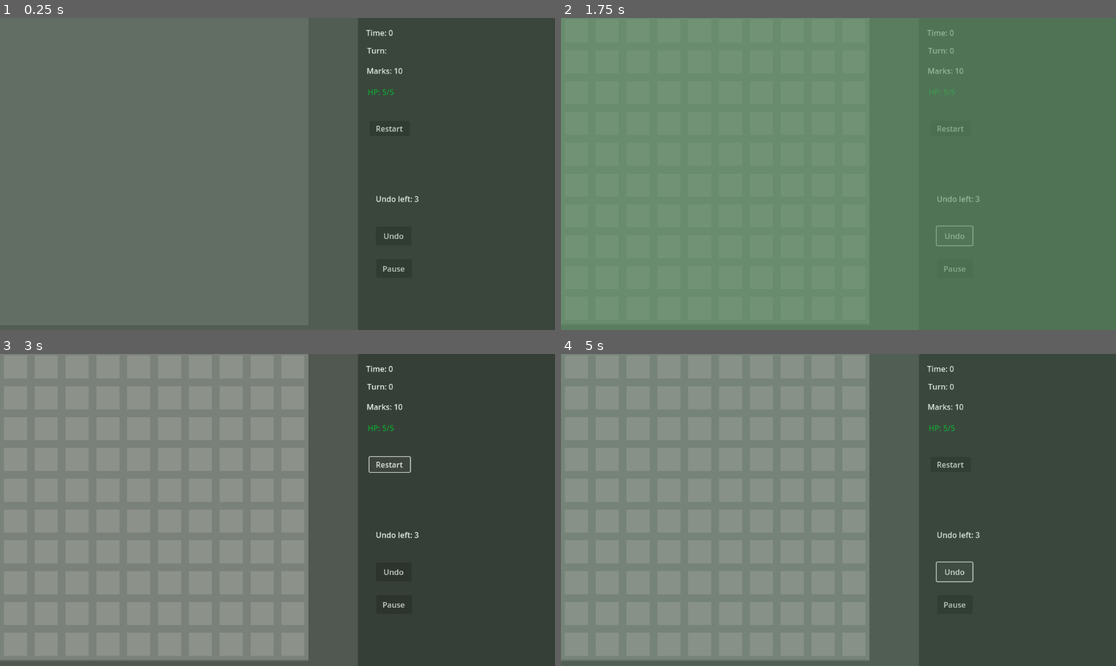
Above: before the commit, frames 1-4 (two rows, left to right).
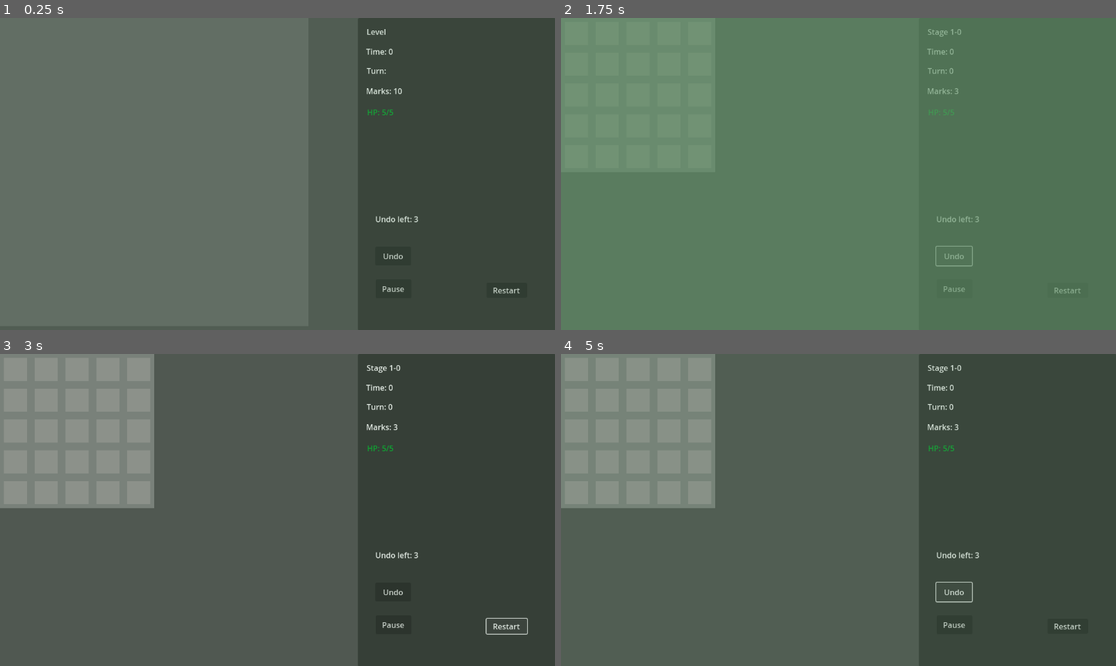
Above: after the commit, the same moments.

Repository: RevanVI/Minesweeper
Game: Godot game, scene res://scenes/minesweep_prototype.tscn
Same seed, same stepped clock (60 frames per second), same inputs: the game is played once before the commit and once after it.
Inputs:
- Up to frame 1 (0.25 s): no input
- Up to frame 2 (1.75 s): click "Restart" at 0.5 s; click "Undo" at 1.25 s
- Up to frame 3 (3 s): click "Pause" at 2 s; click "Restart" at 2.75 s
- Up to frame 4 (5 s): click "Restart" at 3.5 s; click "Undo" at 4.25 s

The runs differ from the first frame. In frame 1, 0.7% of the frame differs, in the area x 65-94%, y 3-89%; in frame 2, 0.6%; in frame 3, 42%, in the area x 0-96%, y 0-98%; in frame 4, 42%.

Commit message:
Endless run - game continues while player HP > 0: -changed LevelInfo structure as template and instance in one -change prepareLevel procedure in game loop -map generator now receives map data and uses it (before generator made map values)
Fix some bugs
-game UI is active in win/loose screens
-timer is not paused on win/loose screens
-undo is possible in win screen and not possible on loose screen
-enemy spawn happen twice
-enemies and board tiles are not align

Diff:
--- a/scenes/enemies/bomb.tscn
+++ b/scenes/enemies/bomb.tscn
@@ -5,8 +5,10 @@
 
 [node name="Bomb" type="Node2D"]
 script = ExtResource("1_fsxe1")
+damage = Vector2i(1, 1)
 
 [node name="Sprite2D" type="Sprite2D" parent="."]
+texture_filter = 1
 texture = ExtResource("1_qmkdi")
 region_enabled = true
 region_rect = Rect2(128, 64, 64, 64)
--- a/scenes/enemies/bomb_1.tscn
+++ b/scenes/enemies/bomb_1.tscn
@@ -5,6 +5,7 @@
 
 [node name="Bomb" type="Node2D"]
 script = ExtResource("1_rnll6")
+damage = Vector2i(1, 4)
 
 [node name="Sprite2D" type="Sprite2D" parent="."]
 modulate = Color(0.210738, 0.215611, 1, 1)
--- a/scenes/minesweep_prototype.tscn
+++ b/scenes/minesweep_prototype.tscn
@@ -16,20 +16,32 @@
 
 [sub_resource type="Resource" id="Resource_e5u5o"]
 script = ExtResource("5_b7mkg")
-title = "level 1"
-enemies = Dictionary[PackedScene, int]({
-ExtResource("5_x2wux"): 10
+title = "Stage 1-"
+level_range = Vector2i(0, 4)
+enemies = Dictionary[PackedScene, Vector2i]({
+ExtResource("5_x2wux"): Vector2i(3, 3)
 })
-map_x = Vector2i(10, 10)
-map_y = Vector2i(10, 10)
+map_x = Vector2i(5, 5)
+map_y = Vector2i(5, 5)
 metadata/_custom_type_script = "uid://diqmvisuttd5h"
 
 [sub_resource type="Resource" id="Resource_7tfgl"]
 script = ExtResource("5_b7mkg")
-title = "Level 2"
-enemies = Dictionary[PackedScene, int]({
-ExtResource("6_e5u5o"): 10
+title = "Stage 2-"
+level_range = Vector2i(5, 9)
+enemies = Dictionary[PackedScene, Vector2i]({
+ExtResource("6_e5u5o"): Vector2i(1, 2),
+ExtResource("5_x2wux"): Vector2i(5, 7)
 })
+map_x = Vector2i(5, 7)
+map_y = Vector2i(5, 7)
+metadata/_custom_type_script = "uid://diqmvisuttd5h"
+
+[sub_resource type="Resource" id="Resource_64nls"]
+script = ExtResource("5_b7mkg")
+title = "Stage 3-"
+level_range = Vector2i(10, 20)
+enemies = Dictionary[PackedScene, Vector2i]({})
 map_x = Vector2i(7, 10)
 map_y = Vector2i(7, 10)
 metadata/_custom_type_script = "uid://diqmvisuttd5h"
@@ -54,19 +66,16 @@
 [node name="MinesweepPrototype" type="Node2D"]
 
 [node name="Map" type="Node2D" parent="."]
-position = Vector2(0, -1)
 script = ExtResource("1_7o4uc")
 cell_tile = Vector2i(0, 1)
 mark_tile = Vector2i(1, 1)
 empty_tiles = Array[Vector2i]([Vector2i(0, 0), Vector2i(1, 0), Vector2i(2, 0), Vector2i(3, 0), Vector2i(4, 0), Vector2i(5, 0), Vector2i(6, 0), Vector2i(7, 0), Vector2i(8, 0)])
 
 [node name="Board" type="TileMapLayer" parent="Map"]
-position = Vector2(0, -1)
 tile_map_data = PackedByteArray("AAAAAAAAAAAAAAAAAAABAAAAAAAAAAAAAAACAAAAAAAAAAAAAAADAAAAAAAAAAAAAAAEAAAAAAAAAAAAAAAFAA …(1520 unchanged characters)…
 tile_set = ExtResource("1_571c6")
 
 [node name="Cells" type="TileMapLayer" parent="Map"]
-position = Vector2(0, -4)
 tile_set = ExtResource("1_571c6")
 
 [node name="MapGenerator" type="Node2D" parent="."]
@@ -74,7 +83,7 @@
 
 [node name="GameManager" type="Node2D" parent="." groups=["GameManager"]]
 script = ExtResource("1_3whhm")
-levels = Array[ExtResource("5_b7mkg")]([SubResource("Resource_e5u5o"), SubResource("Resource_7tfgl")])
+levels = Array[ExtResource("5_b7mkg")]([SubResource("Resource_e5u5o"), SubResource("Resource_7tfgl"), SubResource("Resource_64nls")])
 
 [node name="TurnQueue" type="Node" parent="GameManager"]
 script = ExtResource("5_xgl0c")
@@ -108,68 +117,75 @@
 grow_horizontal = 2
 grow_vertical = 2
 
+[node name="LevelLabel" type="Label" parent="CanvasLayer/Control/Panel"]
+offset_left = 17.96
+offset_top = 17.0
+offset_right = 106.96
+offset_bottom = 49.0
+text = "Level  "
+
 [node name="TimeLabel" type="Label" parent="CanvasLayer/Control/Panel"]
 layout_mode = 0
-offset_left = 17.0
-offset_top = 19.0
-offset_right = 106.0
-offset_bottom = 51.0
+offset_left = 16.96
+offset_top = 58.0
+offset_right = 105.96
+offset_bottom = 90.0
 text = "Time: "
 
 [node name="TurnLabel" type="Label" parent="CanvasLayer/Control/Panel"]
 layout_mode = 0
-offset_left = 19.0
-offset_top = 56.0
-offset_right = 70.0
-offset_bottom = 91.0
+offset_left = 18.0
+offset_top = 98.0
+offset_right = 69.0
+offset_bottom = 133.0
 text = "Turn: "
 
 [node name="MarkLabel" type="Label" parent="CanvasLayer/Control/Panel"]
 layout_mode = 0
-offset_left = 17.96
-offset_top = 98.0
-offset_right = 57.96
-offset_bottom = 121.0
+offset_left = 16.96
+offset_top = 140.0
+offset_right = 73.96
+offset_bottom = 163.0
 text = "Marks: "
 
-[node name="Button" type="Button" parent="CanvasLayer/Control/Panel"]
-layout_mode = 0
-offset_left = 23.96
-offset_top = 214.0
-offset_right = 107.96
-offset_bottom = 245.0
+[node name="RestartButton" type="Button" parent="CanvasLayer/Control/Panel"]
+layout_mode = 0
+offset_left = 266.96
+offset_top = 550.0
+offset_right = 350.96
+offset_bottom = 581.0
 text = "Restart"
 
 [node name="UndoLabel" type="Label" parent="CanvasLayer/Control/Panel"]
 layout_mode = 0
+offset_left = 35.96
+offset_top = 406.0
+offset_right = 116.96
+offset_bottom = 429.0
+text = "Undo left: "
+
+[node name="UndoButton" type="Button" parent="CanvasLayer/Control/Panel"]
+layout_mode = 0
+offset_left = 35.96
+offset_top = 475.0
+offset_right = 109.96
+offset_bottom = 514.0
+text = "Undo"
+
+[node name="HpLabel" type="Label" parent="CanvasLayer/Control/Panel"]
+layout_mode = 0
+offset_left = 18.96
+offset_top = 184.0
+offset_right = 58.96
+offset_bottom = 207.0
+text = "HP: "
+
+[node name="PauseButton" type="Button" parent="CanvasLayer/Control/Panel"]
+layout_mode = 0
 offset_left = 36.96
-offset_top = 364.0
-offset_right = 117.96
-offset_bottom = 387.0
-text = "Undo left: "
-
-[node name="UndoButton" type="Button" parent="CanvasLayer/Control/Panel"]
-layout_mode = 0
-offset_left = 36.96
-offset_top = 433.0
+offset_top = 543.0
 offset_right = 110.96
-offset_bottom = 472.0
-text = "Undo"
-
-[node name="HpLabel" type="Label" parent="CanvasLayer/Control/Panel"]
-layout_mode = 0
-offset_left = 19.96
-offset_top = 142.0
-offset_right = 59.96
-offset_bottom = 165.0
-text = "HP: "
-
-[node name="PauseButton" type="Button" parent="CanvasLayer/Control/Panel"]
-layout_mode = 0
-offset_left = 37.96
-offset_top = 501.0
-offset_right = 111.96
-offset_bottom = 540.0
+offset_bottom = 582.0
 text = "Pause"
 
 [node name="Control2" type="Control" parent="CanvasLayer"]
@@ -319,7 +335,7 @@
 [connection signal="undo_started" from="GameManager/TurnQueue" to="CanvasLayer/Control2/UndoTex" method="start_anim"]
 [connection signal="damaged" from="Character" to="CanvasLayer/Control2/DamageTex" method="_on_character_damaged"]
 [connection signal="timeout" from="BattleTimer" to="GameManager" method="_on_battle_timer_timeout"]
-[connection signal="pressed" from="CanvasLayer/Control/Panel/Button" to="CanvasLayer/Control" method="_on_button_pressed"]
+[connection signal="pressed" from="CanvasLayer/Control/Panel/RestartButton" to="CanvasLayer/Control" method="_on_button_pressed"]
 [connection signal="pressed" from="CanvasLayer/Control/Panel/UndoButton" to="CanvasLayer/Control" method="_on_undo_button_pressed"]
 [connection signal="pressed" from="CanvasLayer/Control/Panel/PauseButton" to="CanvasLayer/Control" method="_on_pause_button_pressed"]
 [connection signal="pressed" from="CanvasLayer/GameLoop/WinPanel/next_level_btn" to="CanvasLayer/GameLoop" method="_on_next_level_btn_pressed"]
--- a/scripts/game_logic/enemies/enemy.gd
+++ b/scripts/game_logic/enemies/enemy.gd
@@ -1,5 +1,7 @@
 extends Node2D
 class_name Enemy
+
+@export var damage: Vector2i
 
 #
 #func _init() -> void:
@@ -9,4 +11,4 @@
 	#print('enemy ready here')
 
 func get_damage() -> int:
-	return randi_range(1, 4)
+	return randi_range(damage[0], damage[1])
--- a/scripts/game_logic/game_manager.gd
+++ b/scripts/game_logic/game_manager.gd
@@ -7,6 +7,7 @@
 signal game_state_changed(game_state: GameState)
 signal turn_changed(turn_count: int)
 signal battle_time_changed(battle_time: int)
+signal level_changed(level_title: String)
 signal level_completed()
 signal level_lost(undo_count: int)
 signal paused()
@@ -14,10 +15,12 @@
 
 
 enum GameState {
-	START = 0,
-	BATTLE = 1,
-	GAME_OVER = 2,
-	PAUSE = 3,
+	INIT = 0,
+	START = 1,
+	BATTLE = 2,
+	GAME_OVER = 3,
+	GAME_WIN = 4,
+	PAUSE = 5,
 }
 
 @export var levels: Array[LevelInfo]
@@ -41,6 +44,7 @@
 
 
 func _ready():
+	game_state = GameState.INIT
 	turn_queue.turn_changed.connect(_on_turn_end)
 	map.cell_marked.connect(_on_cell_marked)
 	map.cell_opened.connect(_on_cell_opened)
@@ -50,12 +54,15 @@
 
 func _unhandled_input(event: InputEvent) -> void:
 	if game_state == GameState.GAME_OVER \
+		|| game_state == GameState.GAME_WIN \
 		|| game_state == GameState.PAUSE \
+		|| game_state == GameState.INIT \
 		|| turn_queue.is_turn_processing:
 		return
 
 	if event.is_action_pressed("LeftMouseButton"):
-		if map.get_cells_total() == map.get_closed_cells_count():
+		if game_state == GameState.START:
+			print("GameManager: first turn")
 			var cell_pos = map.get_cell_pos(event.global_position)
 			map_generator.fill_map(map, cell_pos)
 			change_game_state(GameState.BATTLE)
@@ -65,7 +72,8 @@
 			var command = EndTurnCommand.new()
 			turn_queue.add_command(command)
 	elif event.is_action_pressed("RightMouseButton"):
-		map.mark_cell_global_position(event.global_position)
+		if game_state == GameState.BATTLE:
+			map.mark_cell_global_position(event.global_position)
 
 
 func start_next_level() -> void:
@@ -77,10 +85,20 @@
 
 
 func prepare_level() -> void:
-	var level = min(current_level, levels.size() - 1)
-	enemies_count = levels[level].get_enemy_count()
-	map_generator.set_enemies_info(levels[level].enemies)
-	map_generator.set_map_data(levels[level].map_x, levels[level].map_y)
+	var level_template : LevelInfo = null
+	for i in levels.size():
+		var levels_range = levels[i].level_range
+		if current_level >= levels_range[0] && current_level <= levels_range[1]:
+			level_template = levels[i]
+			break
+	if level_template == null:
+		level_template = levels[-1]
+
+	level_template.generate_level(current_level)
+	level_changed.emit(level_template._title)
+	enemies_count = level_template.get_enemy_count()
+	map_generator.set_enemies_info(level_template._enemies)
+	map_generator.set_map_data(level_template._map_x, level_template._map_y)
 	map_generator.generate_empty_map(map)
 
 	turn_queue.reset()
@@ -93,7 +111,6 @@
 	var callback = Callable(self, "prepare_game")
 	Transition.play_transition_in(callback)
 	await Transition.fade_out_completed
-
 	change_game_state(GameState.START)
 
 
@@ -118,23 +135,32 @@
 		return
 
 	_game_state_changing = true
-
+	exit_state(game_state)
+	enter_state(new_state)
+	_prev_game_state = game_state
+	game_state = new_state
+	game_state_changed.emit(game_state)
+	print("State changed. " + str(_prev_game_state) + "->" + str(new_state))
+	_game_state_changing = false
+
+
+func exit_state(state: GameState) -> void:
 	if game_state == GameState.PAUSE:
 		map.start_show()
 		await get_tree().create_timer(0.2).timeout
 		battle_timer.paused = false
 		unpaused.emit()
-
-	if new_state == GameState.PAUSE:
+	elif state == GameState.GAME_OVER || state == GameState.GAME_WIN:
+		battle_timer.paused = false
+
+
+func enter_state(state: GameState) -> void:
+	if state == GameState.PAUSE:
 		battle_timer.paused = true
 		map.start_hide()
 		paused.emit()
-
-	_prev_game_state = game_state
-	game_state = new_state
-	game_state_changed.emit(game_state)
-	print("State changed. New state: " + str(new_state))
-	_game_state_changing = false
+	elif state == GameState.GAME_OVER || state == GameState.GAME_WIN:
+		battle_timer.paused = true
 
 
 func revert_game_over() -> void:
@@ -153,7 +179,8 @@
 		if i not in enemies_cells:
 			return
 
-	print("Level " + str(current_level) + " completed")
+	print("GameManager: Level " + str(current_level) + " completed")
+	change_game_state(GameState.GAME_WIN)
 	level_completed.emit()
 
 
@@ -198,7 +225,8 @@
 
 
 func undo() -> void:
-	if game_state == GameState.BATTLE \
+	if (game_state == GameState.BATTLE \
+		|| game_state == GameState.GAME_OVER) \
 		&& undo_count > 0 && turn_queue.is_undo_possible():
 		undo_count -= 1
 		undo_count_changed.emit(undo_count)
--- a/scripts/game_logic/level_info.gd
+++ b/scripts/game_logic/level_info.gd
@@ -1,14 +1,35 @@
 class_name LevelInfo
 extends Resource
 
+
 @export var title: String
-@export var enemies: Dictionary[PackedScene, int]
+@export var level_range: Vector2i
+@export var enemies: Dictionary[PackedScene, Vector2i]
 @export var map_x: Vector2i = Vector2i(10, 10)
 @export var map_y: Vector2i = Vector2i(10, 10)
 
 
+var _title: String
+var _enemies: Dictionary[PackedScene, int]
+var _map_x: int
+var _map_y: int
+
+
 func get_enemy_count() -> int:
 	var count = 0
+	for enemy in _enemies:
+		count += _enemies[enemy]
+	return count
+
+
+func generate_level(index: int) -> void:
+	print("LevelInfo: Generate level")
+	_title = title + str(index)
+	_map_x = randi_range(map_x[0], map_x[1])
+	_map_y = randi_range(map_y[0], map_y[1])
+
+	_enemies.clear()
 	for enemy in enemies:
-		count += enemies[enemy]
-	return count
+		var count = randi_range(enemies[enemy][0], enemies[enemy][1])
+		_enemies[enemy] = count
+		assert(count != 0)
--- a/scripts/game_logic/map.gd
+++ b/scripts/game_logic/map.gd
@@ -34,6 +34,7 @@
 
 func reset_cells() -> void:
 	cells.clear()
+	assert(size.x != 0 && size.y != 0)
 	for x in range(size.x):
 		for y in range(size.y):
 			cells.set_cell(Vector2i(x,y), 0, cell_tile)
@@ -41,6 +42,7 @@
 
 func reset_board() -> void:
 	board.clear()
+	assert(size.x != 0 && size.y != 0)
 	for x in range(size.x):
 		for y in range(size.y):
 			board.set_cell(Vector2i(x,y), 0, empty_tiles[0])
@@ -74,7 +76,8 @@
 
 func open_cell_at_global_position(global_pos: Vector2) -> bool:
 	var tile_pos = cells.local_to_map(cells.to_local(global_pos))
-	if cells.get_cell_source_id(tile_pos) != -1:
+	if cells.get_cell_source_id(tile_pos) != -1 \
+		&& is_cell_marked(tile_pos) == false:
 		var command = OpenCellsCommand.new(self, tile_pos)
 		#TODO some other way to send commands
 		get_tree().get_first_node_in_group("GameManager").turn_queue.add_command(command)
@@ -145,6 +148,13 @@
 		get_tree().get_first_node_in_group("GameManager").turn_queue.add_command(command)
 
 
+func is_cell_marked(pos: Vector2i) -> bool:
+	if cells.get_cell_atlas_coords(pos) == mark_tile:
+		return true
+	else:
+		return false
+
+
 func get_cells_total() -> int:
 	return size.x * size.y
 
--- a/scripts/game_logic/map_generator.gd
+++ b/scripts/game_logic/map_generator.gd
@@ -12,10 +12,8 @@
 	enemies_info = data
 
 
-func set_map_data(map_x_limits: Vector2i, map_y_limits: Vector2i) -> void:
-	var x = randi_range(map_x_limits[0], map_x_limits[1])
-	var y = randi_range(map_y_limits[0], map_y_limits[1])
-	map_size = Vector2i(x, y)
+func set_map_data(map_x: int, map_y: int) -> void:
+	map_size = Vector2i(map_x, map_y)
 
 
 func generate_empty_map(map_ref: Map) -> void:
--- a/scripts/gui/battle.gd
+++ b/scripts/gui/battle.gd
@@ -9,6 +9,7 @@
 var low_hp_limit: float = 0.5
 
 
+@onready var level_label: Label = $Panel/LevelLabel
 @onready var time_label: Label = $Panel/TimeLabel
 @onready var turn_label: Label = $Panel/TurnLabel
 @onready var mark_label: Label = $Panel/MarkLabel
@@ -16,6 +17,7 @@
 @onready var undo_button: Button = $Panel/UndoButton
 @onready var hp_label: Label = $Panel/HpLabel
 @onready var pause_button: Button = $Panel/PauseButton
+@onready var restart_button: Button = $Panel/RestartButton
 
 
 func _ready() -> void:
@@ -25,6 +27,11 @@
 	game_manager.turn_changed.connect(update_turn)
 	game_manager.undo_count_changed.connect(update_undo_count)
 	game_manager.character.hp_changed.connect(update_hp)
+	game_manager.level_changed.connect(update_level)
+	game_manager.level_completed.connect(_on_level_end)
+	game_manager.level_lost.connect(_on_level_end)
+	game_manager.game_state_changed.connect(_on_game_state_changed)
+
 
 	update_time(game_manager.battle_time)
 	update_mark(game_manager.mark_count)
@@ -58,6 +65,10 @@
 		undo_button.disabled = false
 
 
+func update_level(level: String) -> void:
+	level_label.text = level
+
+
 func _on_button_pressed() -> void:
 	game_manager.restart_game()
 
@@ -76,3 +87,16 @@
 
 func _on_game_manager_unpaused() -> void:
 	undo_button.disabled = false
+
+
+func _on_level_end() -> void:
+	undo_button.disabled = true
+	pause_button.disabled = true
+	restart_button.disabled = true
+
+
+func _on_game_state_changed(game_state: GameManager.GameState) -> void:
+	if game_state == GameManager.GameState.START:
+		undo_button.disabled = false
+		pause_button.disabled = false
+		restart_button.disabled = false
Not shown: 1 places in scenes/minesweep_prototype.tscn that only renumber resources
